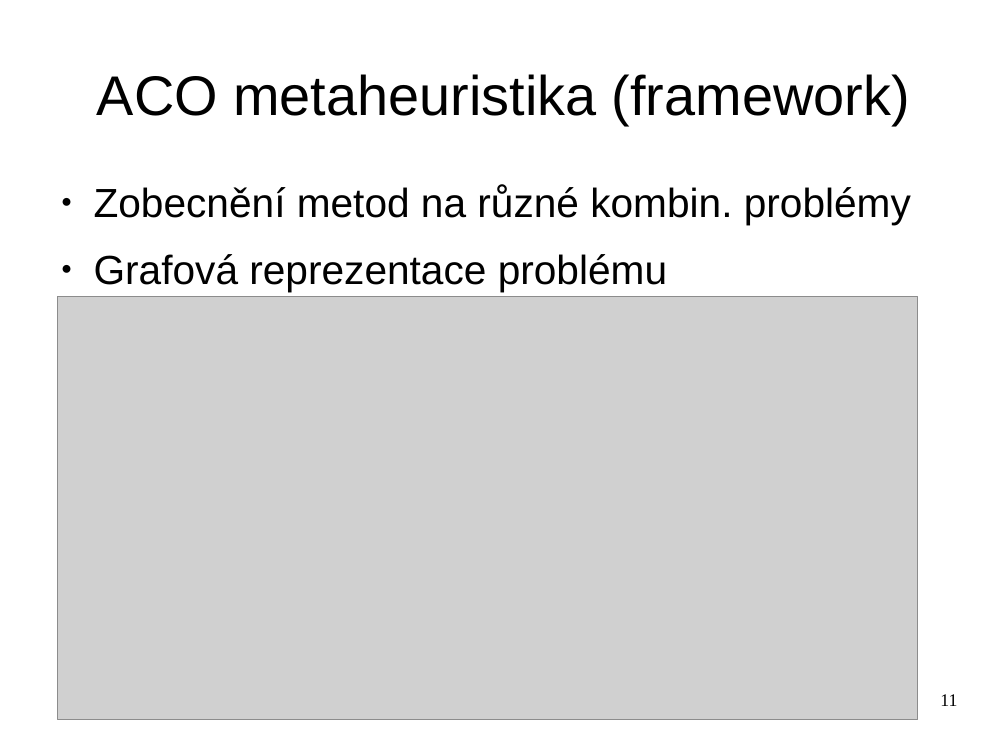
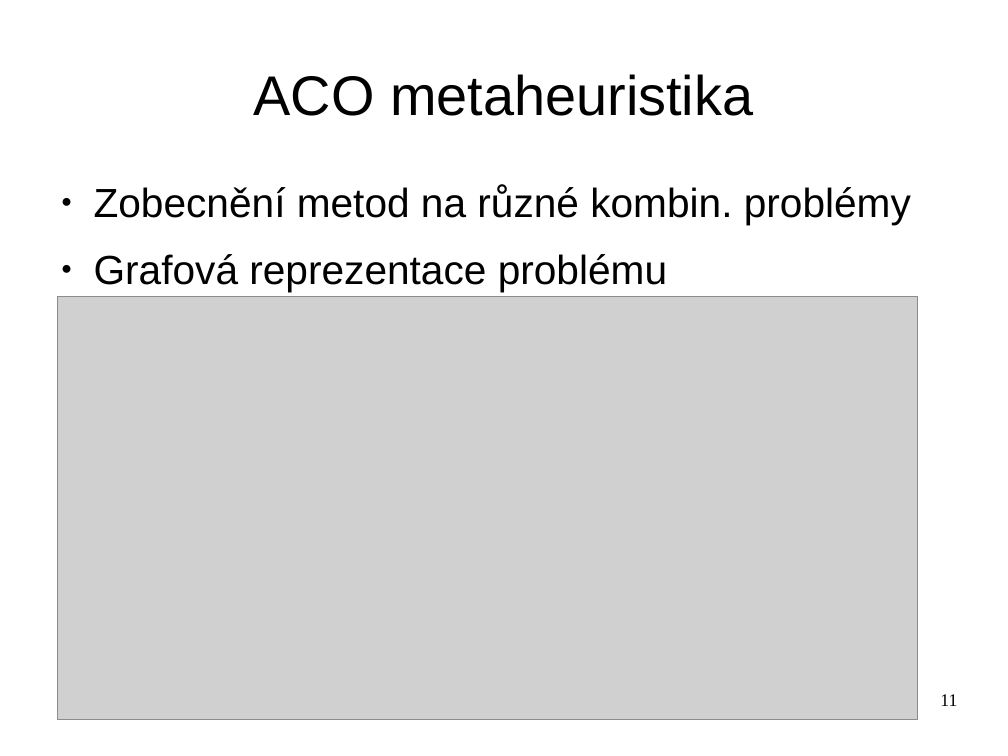
Before and after one commit to hellerstanislav/sin, a slide deck: slide 11 of presentation/swarm.odp. Drawn at 1008x756 pixels with LibreOffice and Linux fonts; fonts in the diff are those of the drawing; grey boxes stand for pictures. Boxes give left, top, right and bottom in pixels: in the first picture for what was removed or moved away, otherwise in the second. Text is boxed around its words. In the diff, an @@ line names an element or a change of style, - is before the commit and + after.

```diff
--- a/presentation/swarm.odp
+++ b/presentation/swarm.odp
@@ title at [254,74,753,116]: text changed @@
-ACO metaheuristika (framework)
+ACO metaheuristika
```
Also in this commit, not shown: 7 other slides changed, 3 other files.
